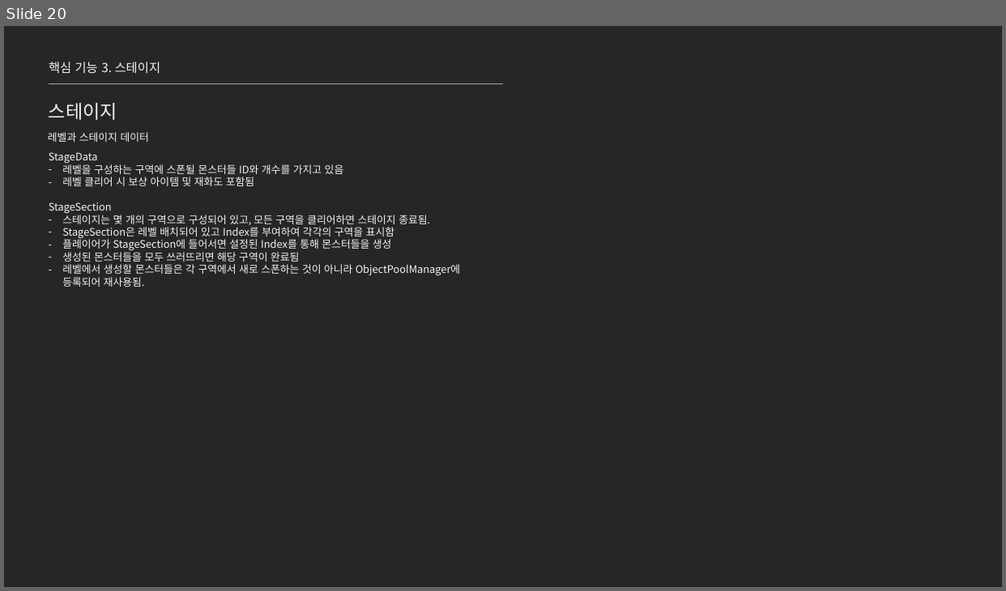
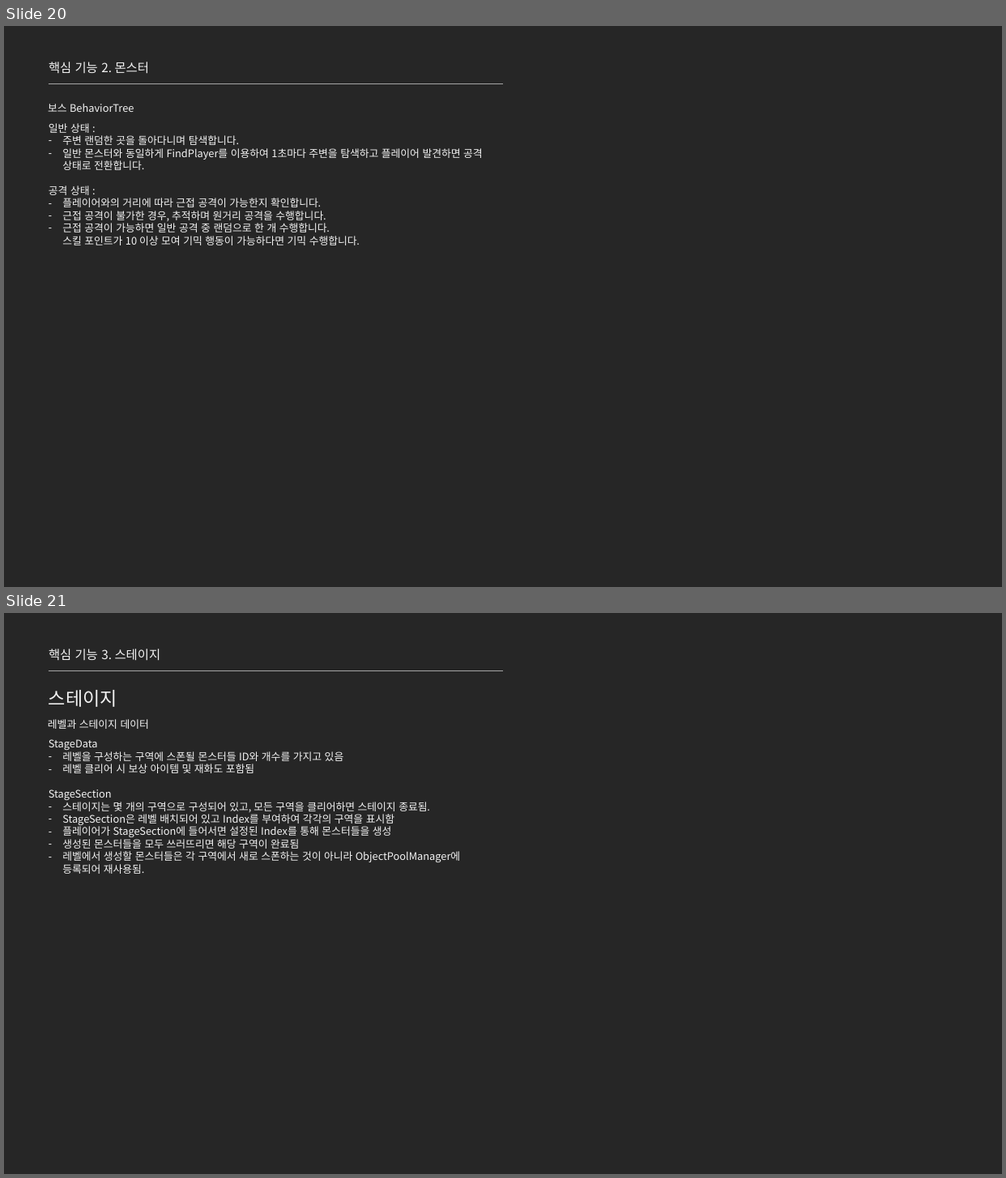
Before and after one commit to jhk0701/project-ARPGHunter, a slide deck: Docs/UnrealEngine_문서_김정환.pptx. Shown one above the other, each under a label of ours: slide 20 before the commit, slides 20 and 21 after it. The pictures are 1006x591 and 1006x1178 pixels, drawn with LibreOffice and Linux fonts; fonts in the diff are those of the drawing. Boxes give left, top, right and bottom in pixels: in the first picture for what was removed or moved away, otherwise in the second. Text is boxed around its words. In the diff, an @@ line names an element or a change of style, - is before the commit and + after.

```diff
--- a/Docs/UnrealEngine_문서_김정환.pptx
+++ b/Docs/UnrealEngine_문서_김정환.pptx
@@ slide 20 added at bbox=[4, 26, 1002, 587], background #262626 @@
@@ text added at bbox=[49, 62, 149, 74], 12 pt, text #F2F2F2 @@
+핵심 기능 2. 몬스터
@@ line added from (49, 84) to (503, 84), #A6A6A6 0.5 pt @@
@@ text added at bbox=[48, 104, 134, 112], 10 pt, text #F2F2F2 @@
+보스 BehaviorTree
@@ text added at bbox=[49, 123, 483, 246], 10 pt, text #F2F2F2 @@
+일반 상태 :
+– 주변 랜덤한 곳을 돌아다니며 탐색합니다.
+– 일반 몬스터와 동일하게 FindPlayer를 이용하여 1초마다 주변을 탐색하고 플레이어 발견하면 공격 상태로 전환합니다.
+공격 상태 :
+– 플레이어와의 거리에 따라 근접 공격이 가능한지 확인합니다.
+– 근접 공격이 불가한 경우, 추적하며 원거리 공격을 수행합니다.
+– 근접 공격이 가능하면 일반 공격 중 랜덤으로 한 개 수행합니다.
+  스킬 포인트가 10 이상 모여 기믹 행동이 가능하다면 기믹 수행합니다.
@@ what was slide 20 is now slide 21 @@
```
Also in this commit, not shown: 3 slides changed.
